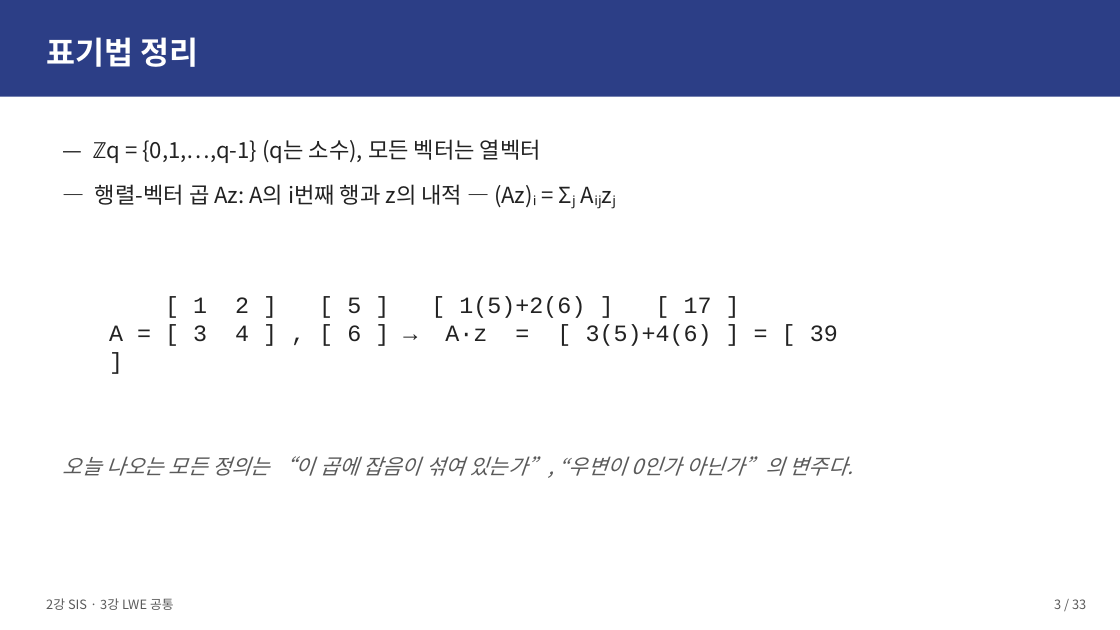
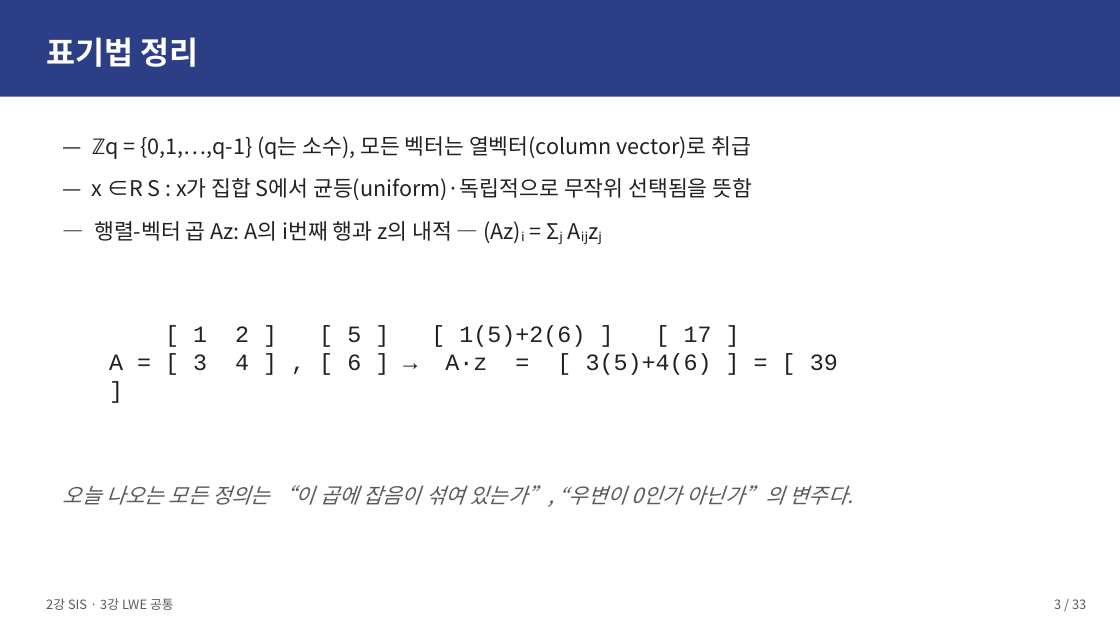
Before and after one commit to giyuubin/PQC, a slide deck: slide 3 of presentation/2강3강_발표자료_초안.pptx. Drawn at 1120x630 pixels with LibreOffice and Linux fonts; fonts in the diff are those of the drawing. Boxes give left, top, right and bottom in pixels: in the first picture for what was removed or moved away, otherwise in the second. Text is boxed around its words. In the diff, an @@ line names an element or a change of style, - is before the commit and + after.

```diff
--- a/presentation/2강3강_발표자료_초안.pptx
+++ b/presentation/2강3강_발표자료_초안.pptx
@@ text at bbox=[92, 136, 753, 200]: text changed; size 19 to 18.5 pt @@
-— ℤq = {0,1,…,q-1} (q는 소수), 모든 벡터는 열벡터
+— ℤq = {0,1,…,q-1} (q는 소수), 모든 벡터는 열벡터(column vector)로 취급
+— x ∈R S : x가 집합 S에서 균등(uniform)·독립적으로 무작위 선택됨을 뜻함
@@ text at bbox=[94, 221, 525, 243]: size 19 to 18.5 pt in "— 행렬-벡터 곱 Az: A의 i번째 행과 ..."; less space between paragraphs @@
@@ text "[ 1 2 ] [ ...": place and size @@
-text "[ 1 2 ] [ ..." at bbox=[193, 296, 838, 346]
+text "[ 1 2 ] [ ..." at bbox=[193, 325, 838, 375]
@@ text "오늘 나오는 모든 정의는 “이 ...": place and size @@
-text "오늘 나오는 모든 정의는 “이 ..." at bbox=[63, 456, 853, 478]
+text "오늘 나오는 모든 정의는 “이 ..." at bbox=[63, 485, 853, 507]
```
Also in this commit, not shown: 9 other slides changed.
